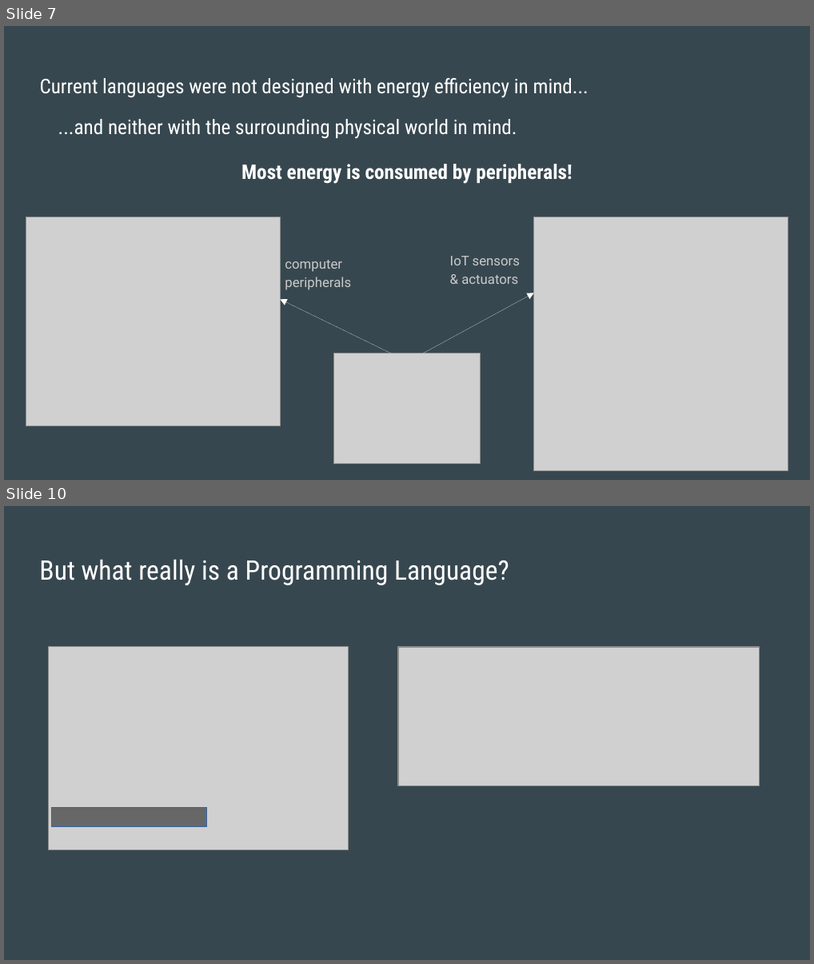
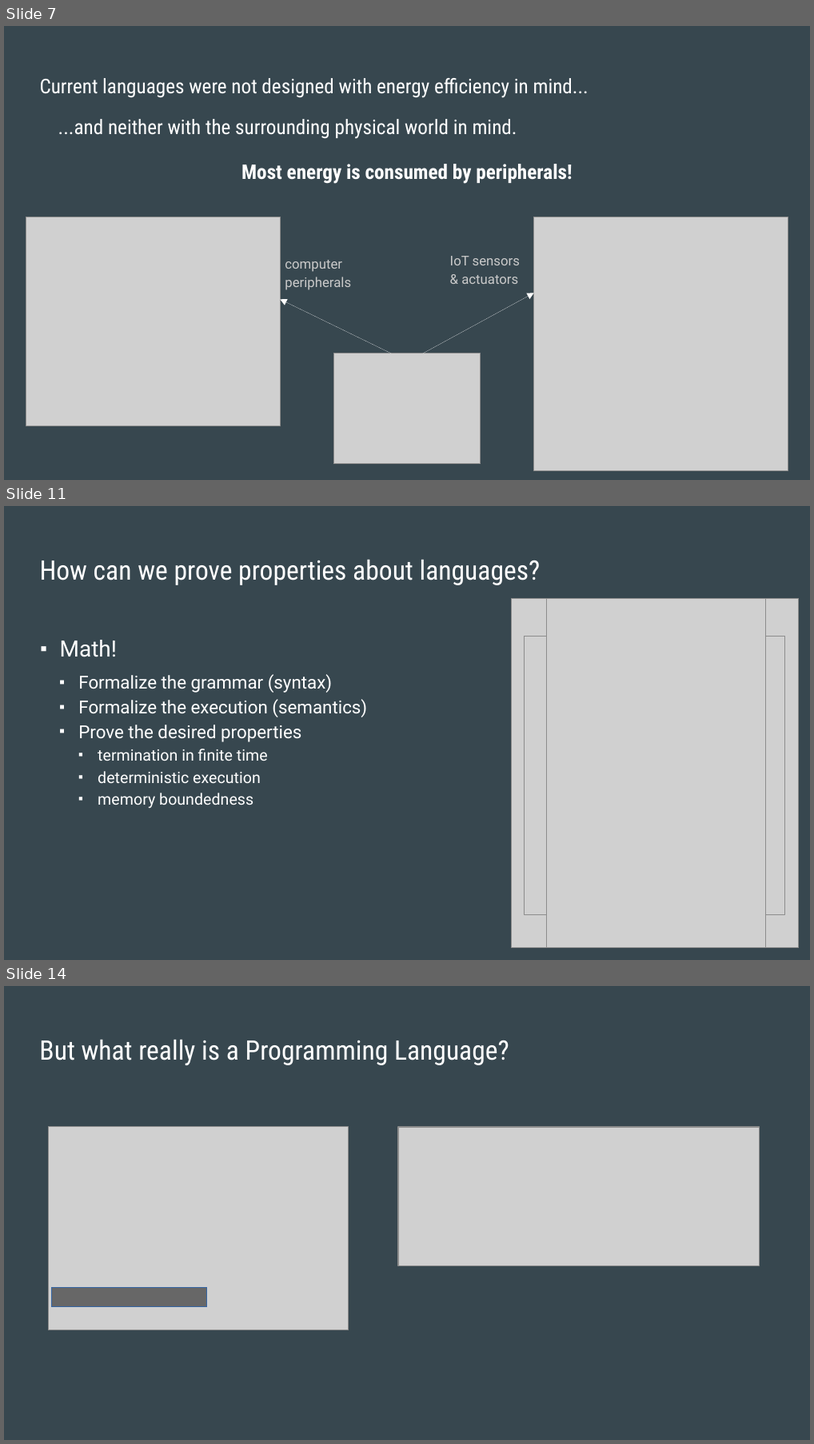
Before and after one commit to fsantanna-uerj/serrapilheira, a slide deck: Submissao/Final/Chico - Serrapilheira - Energia.odp. Shown one above the other, each under a label of ours: slides 7 and 10 before the commit, slides 7, 11 and 14 after it; the slides between them are not shown. The pictures are 814x964 and 814x1444 pixels, drawn with LibreOffice and Linux fonts; fonts in the diff are those of the drawing; grey boxes stand for pictures. Boxes give left, top, right and bottom in pixels: in the first picture for what was removed or moved away, otherwise in the second. Text is boxed around its words. In the diff, an @@ line names an element or a change of style, - is before the commit and + after.

```diff
--- a/Submissao/Final/Chico - Serrapilheira - Energia.odp
+++ b/Submissao/Final/Chico - Serrapilheira - Energia.odp
@@ slide 11 added at (x1=4, y1=506, x2=810, y2=960), background #37474F @@
@@ title added at (x1=40, y1=560, x2=541, y2=585), 24 pt, text #FFFFFF @@
+How can we prove properties about languages?
@@ picture added at (x1=512, y1=598, x2=799, y2=947) @@
@@ picture added at (x1=547, y1=598, x2=766, y2=947) @@
@@ text added at (x1=60, y1=640, x2=367, y2=808), 16 pt, text #FFFFFF @@
+■ Math!
+  ■ Formalize the grammar (syntax)
+  ■ Formalize the execution (semantics)
+  ■ Prove the desired properties
+    ■ termination in finite time
+    ■ deterministic execution
+    ■ memory boundedness
@@ picture added at (x1=525, y1=636, x2=786, y2=914) @@
@@ what was slide 10 is now slide 14 @@
```
Also in this commit, not shown: 2 slides changed, 3 other slides added, 6 other files.
